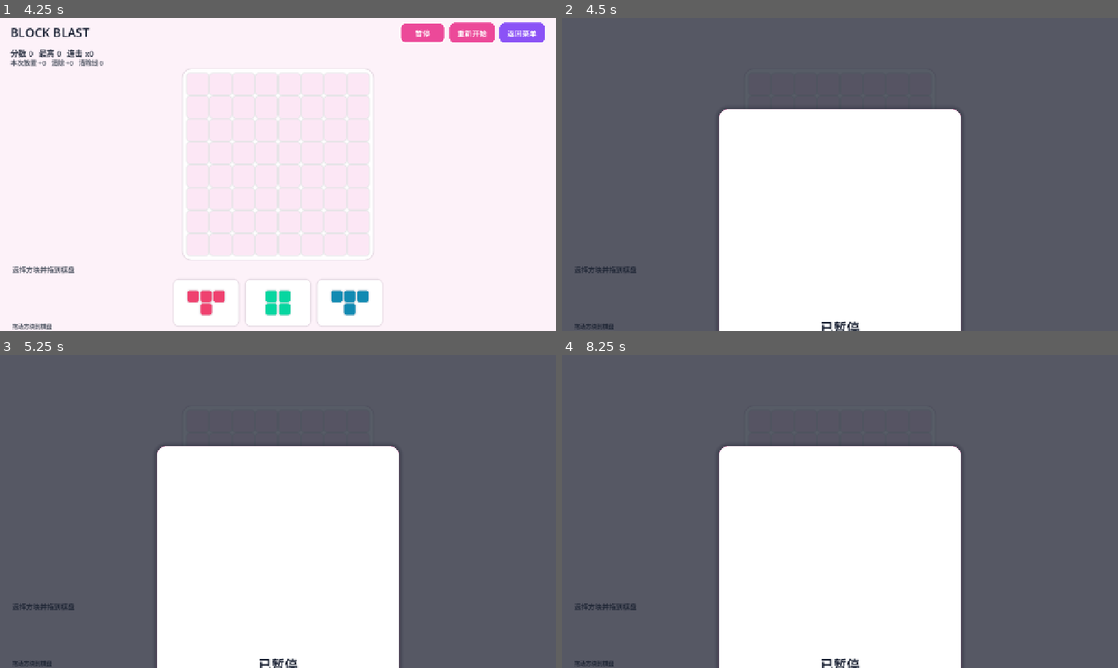
Above: before the commit, frames 1-4 (two rows, left to right).
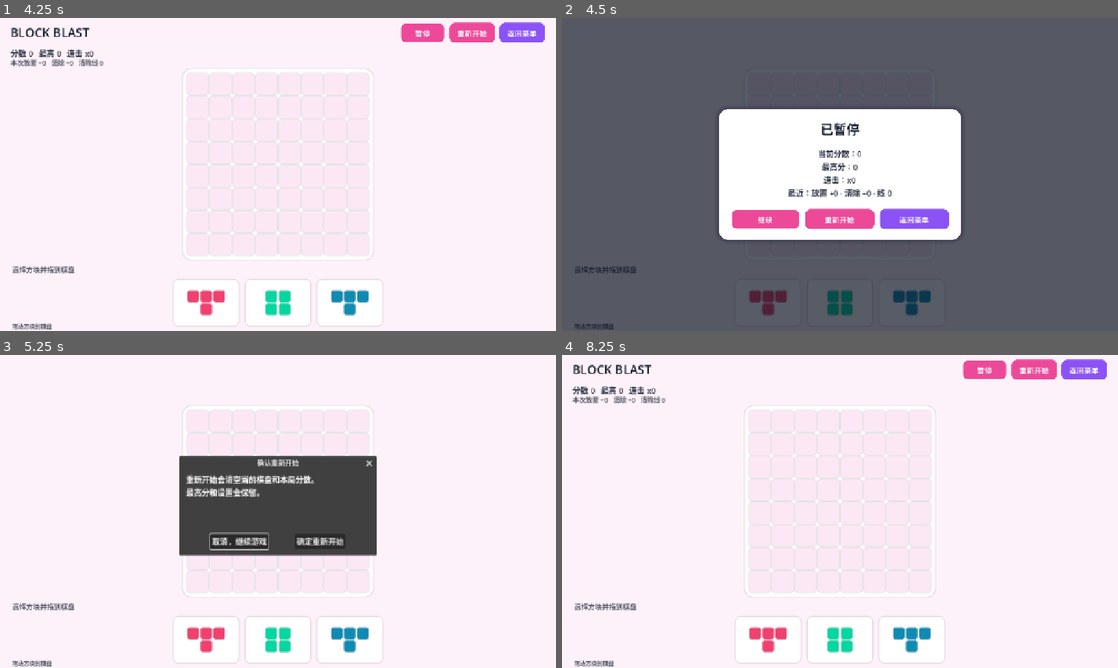
Above: after the commit, the same moments.

Repository: caiyipeng2/Block
Game: Godot game, scene res://scenes/main.tscn
The game is run twice, just before and just after one commit, with the same random seed, the same clock (stepped at 60 frames per second) and the same inputs.
Inputs (mouse positions are in pixels of both pictures, inside the frame that each line leads up to):
- Up to frame 1 (4.25 s): click "开始游戏" at 0.5 s; click "重新开始" at 1.25 s; click "确定重新开始" at 2 s; click "重新开始" at 2.75 s; click "确定重新开始" at 3.5 s
- Up to frame 2 (4.5 s): click "暂停" at 4.25 s
- Up to frame 3 (5.25 s): click (278, 555) at 5 s, where only the run after the commit has a clickable "重新开始"
- Up to frame 4 (8.25 s): click (801, 542) at 5.75 s, where only the run after the commit has a clickable "取消，继续游戏"; click (840, 555) at 6.5 s, where only the run after the commit has a clickable "重新开始"; click (801, 542) at 7.25 s, where only the run after the commit has a clickable "取消，继续游戏"; click (767, 555) at 8 s, where only the run after the commit has a clickable "继续"

Frame 1 is identical in both runs. In frame 2, 16% of the frame differs, in the area x 28-72%, y 33-100%; in frame 3, 83%, in the area x 0-100%, y 0-100%; in frame 4, 73%.

Commit message:
Constrain wrapped overlay stats height

Diff:
--- a/scripts/ui/gameplay_controls.gd
+++ b/scripts/ui/gameplay_controls.gd
@@ -174,6 +174,9 @@
 	_overlay_stats.horizontal_alignment = HORIZONTAL_ALIGNMENT_CENTER
 	_overlay_stats.vertical_alignment = VERTICAL_ALIGNMENT_CENTER
 	_overlay_stats.autowrap_mode = TextServer.AUTOWRAP_WORD_SMART
+	# Wrapping at an initial zero width must not dictate the card's minimum height.
+	_overlay_stats.clip_text = true
+	_overlay_stats.size_flags_vertical = Control.SIZE_EXPAND_FILL
 	_overlay_stats.add_theme_font_size_override("font_size", 18)
 	_overlay_box.add_child(_overlay_stats)
 
@@ -356,17 +359,15 @@
 	_playing_buttons.size = Vector2(maxf(size.x - 40.0, 1.0), MIN_BUTTON_HEIGHT)
 
 func _layout_overlay() -> void:
+	_overlay_title.custom_minimum_size = Vector2(0.0, 42.0)
+	_overlay_stats.custom_minimum_size = Vector2(0.0, 130.0 if _mode == MODE_PAUSED else 180.0)
+	_new_record_label.custom_minimum_size = Vector2(0.0, 30.0)
+	_overlay_buttons.custom_minimum_size = Vector2(0.0, MIN_BUTTON_HEIGHT)
 	var card_width := minf(560.0, maxf(size.x - 24.0, 280.0))
 	var card_height := 302.0 if _mode == MODE_PAUSED else 410.0
 	_card.size = Vector2(card_width, card_height)
 	_card.position = Vector2((size.x - card_width) * 0.5, maxf((size.y - card_height) * 0.5, 12.0))
-	# PanelContainer lays out its child inside the panel content area. Do not
-	# assign the child the panel's own size: that feeds the size back into the
-	# panel minimum-size calculation and can push the overlay content offscreen.
-	_overlay_title.custom_minimum_size = Vector2(0.0, 42.0)
-	_overlay_stats.custom_minimum_size = Vector2(0.0, 86.0 if _mode == MODE_GAME_OVER else 74.0)
-	_new_record_label.custom_minimum_size = Vector2(0.0, 30.0)
-	_overlay_buttons.custom_minimum_size = Vector2(0.0, MIN_BUTTON_HEIGHT)
+	# PanelContainer owns the VBox content rectangle and its panel margins.
 
 func _grab_first_focus() -> void:
 	if not _configured or _mode == MODE_HIDDEN or _focus_mode == _mode:
Not shown, changed: docs/Block-Blast-Godot-剩余逻辑开发.md
Not shown, changed: docs/Block-Blast-Godot-验收记录.md
